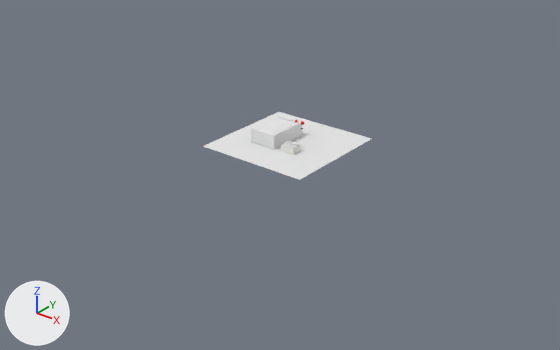
Renders of the Blender file blender/mastermind.blend from each side of a commit.
Before and after are seen from a 50 mm lens placed at (29.1, -37.3, 20.5), pointed at (0.3, -1.3, -1.8). Every picture has the same lights, and +X, +Y and +Z are marked at lower left.

Names of what the first picture shows: 'Ground', 'Masermind'.
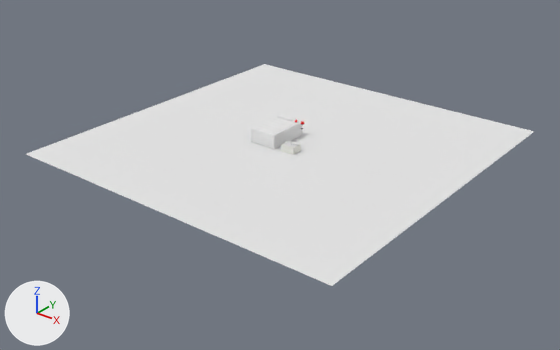
What differs and where, as boxes [x1, y1, x2, y2] in the pictures (560 x 350 px):
'Ground', reshaped (201% wider, 223% taller)
    before: [204, 112, 372, 180]
    after: [27, 64, 535, 286]

The change, as a list of edits to the scene's bpy script:
```text
Change me_ground:
    where me_ground.from_pydata(...)  # 4 vertices, 1 face; spans x -4.0..4.0, y -4.0..4.0, z 0.0
    used by ob_ground; location = (0.0, 0.0, 0.0)
    me_ground part 1
    me_ground.vertices[0].co: (-4.0, -4.0, 0.0) -> (-12.0, -12.0, 0.0)  # pixel (202, 146) -> pixel (25, 154)
    me_ground.vertices[1].co: (4.0, -4.0, 0.0) -> (12.0, -12.0, 0.0)  # pixel (299, 179) -> pixel (331, 286)
    me_ground.vertices[2].co: (-4.0, 4.0, 0.0) -> (-12.0, 12.0, 0.0)  # pixel (279, 111) -> pixel (264, 64)
    me_ground.vertices[3].co: (4.0, 4.0, 0.0) -> (12.0, 12.0, 0.0)  # pixel (372, 138) -> pixel (534, 131)
```
